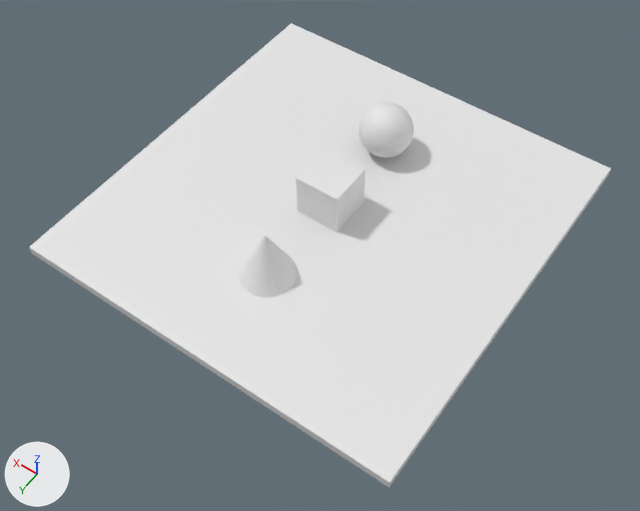
Renders of the FBX model Onyx-Sandbox/res/models/Scene.fbx from each side of a commit.
Rendered twice from a 50 mm lens placed at (-13.92, 20.25, 28.29), pointed at (-1.23, 2.48, 0.36). The axes (+X, +Y, +Z) are drawn at lower left. The lights are the same throughout. Where no turn or scale is listed for an object, it has been applied to the vertices.
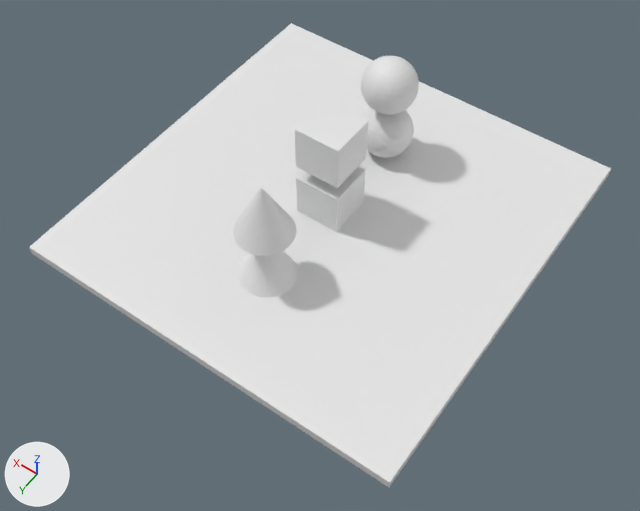
Where the newer file only moved an object's origin or applied its transform, the numbers keep the older frame.

The edits, one by one:
Mesh me_mesh_006 is new.
It is a 32-sided cone pointing to +z spanning x -1.19..1.19, y -1.19..1.19, z -1.19..1.19.
Mesh me_mesh_004 is new.
It is a box spanning x -1.0..1.0, y -1.0..1.0, z -1.0..1.0.
Mesh me_mesh_005 is new.
It is a UV sphere (32 segments, 16 rings, poles along z) spanning x -1.19..1.19, y -1.19..1.19, z -1.19..1.19.
Object 'Cone.001' (ob_cone_001) is new; it shows me_mesh_006.
Its location is (0.0, 4.3, 4.02).
Object 'Cube.002' (ob_cube_002) is new; it shows me_mesh_004.
Its location is (0.0, 0.0, 3.86).
Object 'Sphere.001' (ob_sphere_001) is new; it shows me_mesh_005.
Its location is (0.0, -4.16, 3.88).

Boxes [x1, y1, x2, y2] around the edits, measured in the pictures (640 x 511 px):
'Cube.002', added
    after: [295, 100, 368, 188]
'Cone.001', added
    after: [233, 188, 297, 256]
'Sphere.001', added
    after: [361, 55, 419, 114]
